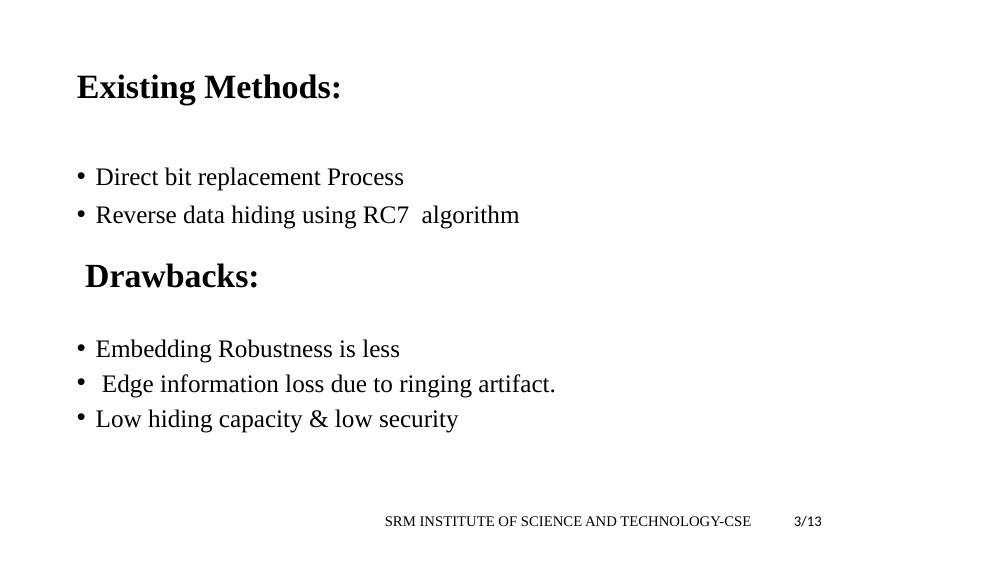
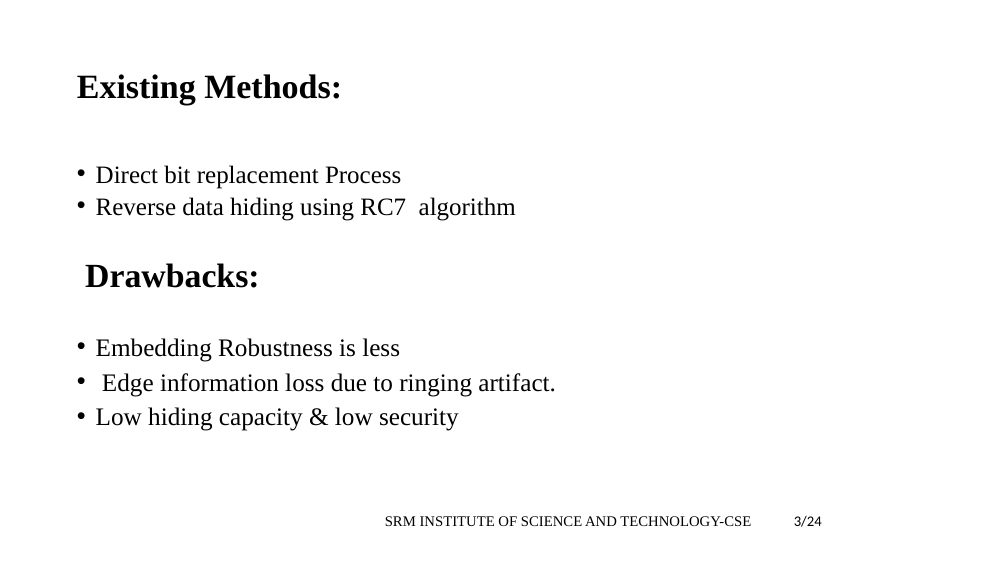
Before and after one commit to akhilmantha/Reverse-Data-Hiding-Using-Histogram-Comparison-And-MPE-Predictors, a slide deck: slide 3 of Research/Presentation/ppt (11) (1).pptx. Drawn at 1008x567 pixels with LibreOffice and Linux fonts; fonts in the diff are those of the drawing. Boxes give left, top, right and bottom in pixels: in the first picture for what was removed or moved away, otherwise in the second. Text is boxed around its words. In the diff, an @@ line names an element or a change of style, - is before the commit and + after.

```diff
--- a/Research/Presentation/ppt (11) (1).pptx
+++ b/Research/Presentation/ppt (11) (1).pptx
@@ text "Direct bit replacement Process" at (x1=96, y1=165, x2=516, y2=221): size 24 to 23.8 pt; line spacing 0.9 to 0.7 @@
@@ text "Embedding Robustness is less" at (x1=96, y1=338, x2=556, y2=431): size 24 to 24.1 pt @@
@@ text at (x1=794, y1=516, x2=822, y2=527): text changed @@
-3/13
+3/24
```
Also in this commit, not shown: 18 other slides changed, 5 slides added, 3 slides removed.
